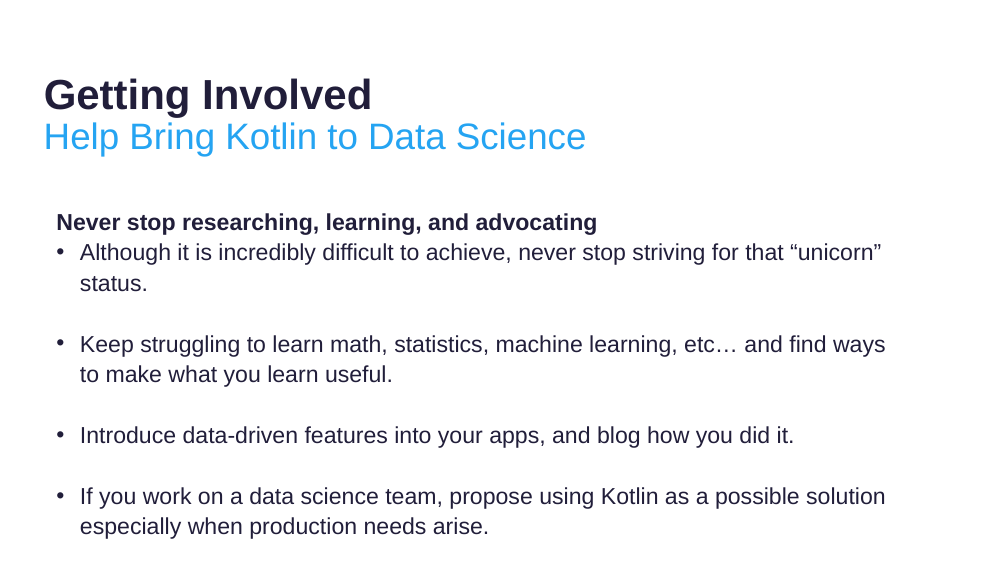
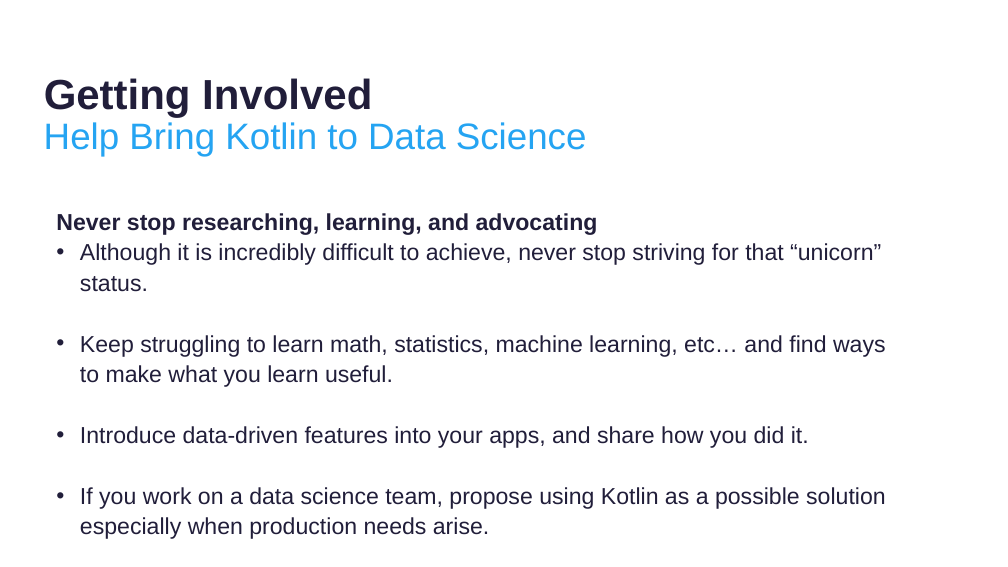
Before and after one commit to thomasnield/kotlinconf-datascience-talk, a slide deck: slide 34 of kotlin_for_data_science.pptx (slide 31 before the commit). Drawn at 1008x567 pixels with LibreOffice and Linux fonts; fonts in the diff are those of the drawing; background and template pictures are left out. Boxes give left, top, right and bottom in pixels: in the first picture for what was removed or moved away, otherwise in the second. Text is boxed around its words. In the diff, an @@ line names an element or a change of style, - is before the commit and + after.

```diff
--- a/kotlin_for_data_science.pptx
+++ b/kotlin_for_data_science.pptx
@@ text at (x1=80, y1=426, x2=809, y2=448): text changed @@
-  • Introduce data-driven features into your apps, and blog how you did it.
+  • Introduce data-driven features into your apps, and share how you did it.
```
Also in this commit, not shown: 4 other slides changed, 3 slides added.
